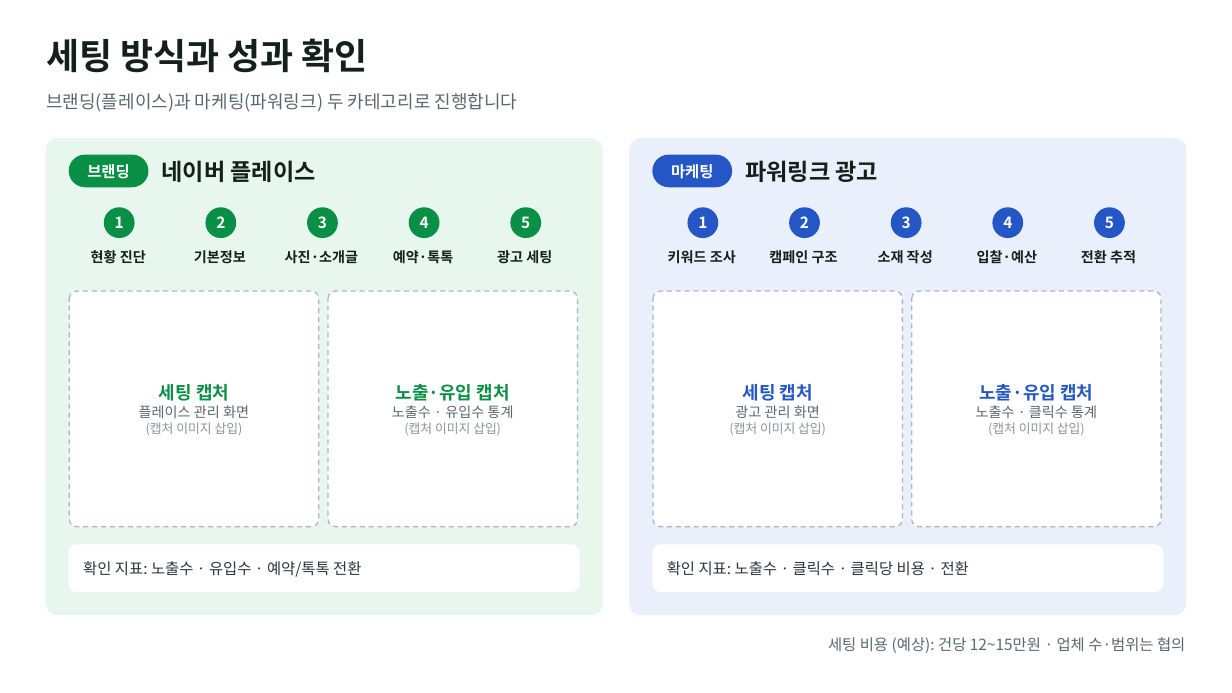
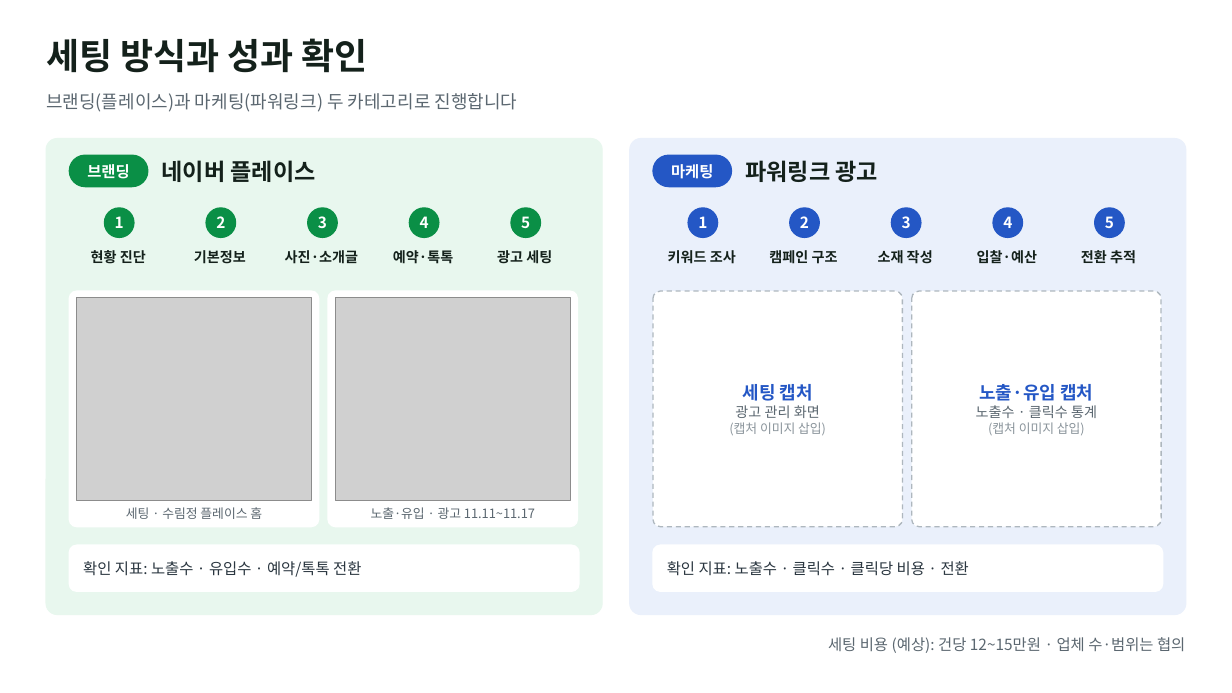
Before and after one commit to alfk0615/placeon, a slide deck: slide 2 of out/company_reference_proposal.pptx. Drawn at 1232x693 pixels with LibreOffice and Linux fonts; fonts in the diff are those of the drawing; grey boxes stand for pictures. Boxes give left, top, right and bottom in pixels: in the first picture for what was removed or moved away, otherwise in the second. Text is boxed around its words. In the diff, an @@ line names an element or a change of style, - is before the commit and + after.

```diff
--- a/out/company_reference_proposal.pptx
+++ b/out/company_reference_proposal.pptx
@@ rounded rectangle at [69, 291, 319, 527]: outline #AEB7BE 1 pt dashed to #FFFFFF 1 pt @@
@@ picture added at [77, 298, 311, 501] @@
@@ rounded rectangle at [328, 291, 578, 527]: outline #AEB7BE 1 pt dashed to #FFFFFF 1 pt @@
@@ picture added at [335, 298, 570, 501] @@
@@ text removed at [139, 384, 249, 435] @@
-세팅 캡처
-플레이스 관리 화면
-(캡처 이미지 삽입)
@@ text removed at [392, 384, 513, 435] @@
-노출·유입 캡처
-노출수 · 유입수 통계
-(캡처 이미지 삽입)
@@ text added at [126, 507, 262, 519], 10 pt, text #5B6770 @@
+세팅 · 수림정 플레이스 홈
@@ text added at [371, 507, 535, 519], 10 pt, text #5B6770 @@
+노출·유입 · 광고 11.11~11.17
```
Also in this commit, not shown: 1 slide added.
